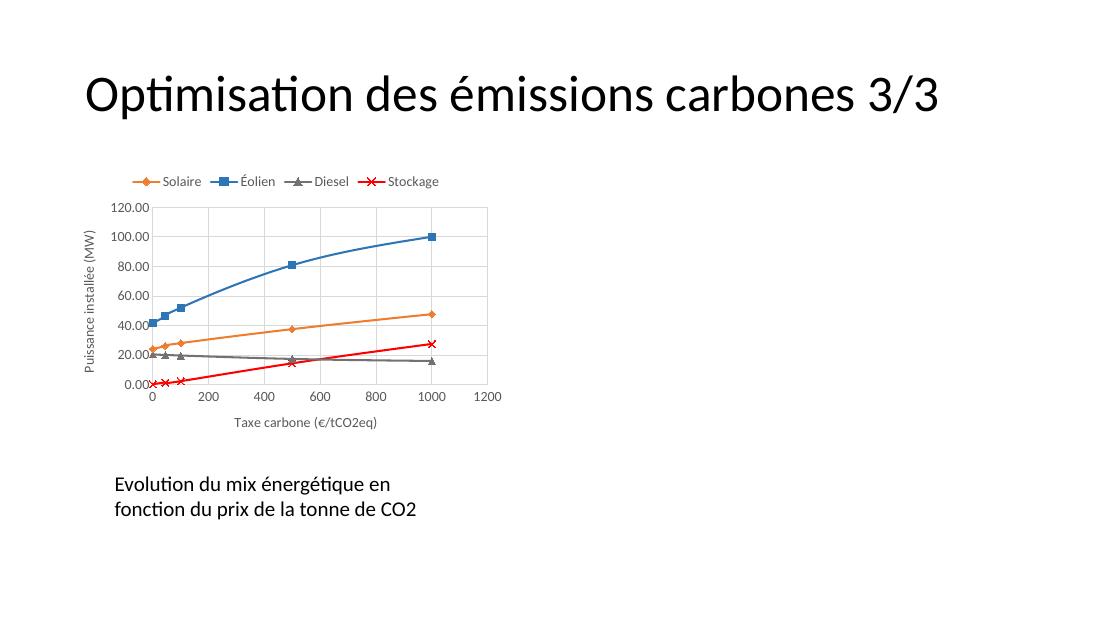
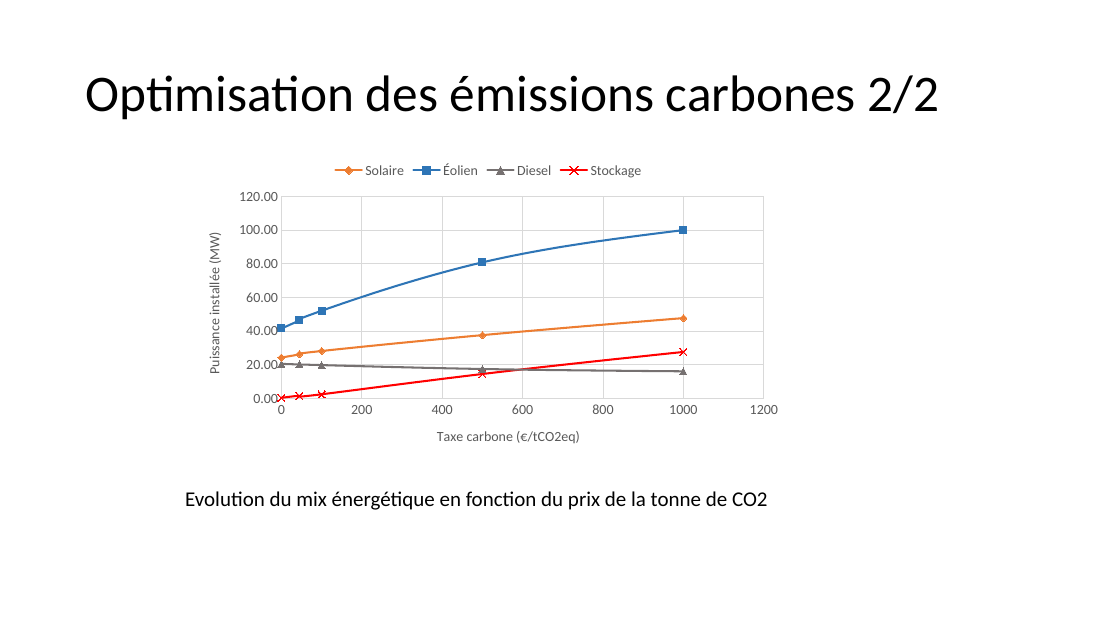
Before and after one commit to cledat/Projet-EA314, a slide deck: slide 7 of rapport.pptx (slide 9 before the commit). Drawn at 1120x630 pixels with LibreOffice and Linux fonts; fonts in the diff are those of the drawing. Boxes give left, top, right and bottom in pixels: in the first picture for what was removed or moved away, otherwise in the second. Text is boxed around its words. In the diff, an @@ line names an element or a change of style, - is before the commit and + after.

```diff
--- a/rapport.pptx
+++ b/rapport.pptx
@@ title at (x1=85, y1=75, x2=940, y2=120): text changed @@
-Optimisation des émissions carbones 3/3
+Optimisation des émissions carbones 2/2
@@ scatter smooth chart resized from (x1=61, y1=164, x2=511, y2=450) to (x1=187, y1=153, x2=791, y2=464) @@
@@ text "Evolution du mix énergétique en ..." rewrapped from (x1=115, y1=476, x2=417, y2=520) to (x1=185, y1=491, x2=768, y2=510) @@
```
Also in this commit, not shown: 8 other slides changed, 1 slide added, 1 other file.
